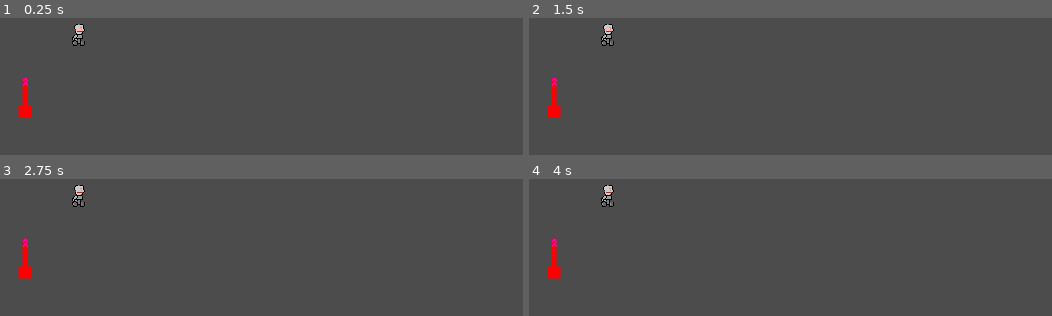
Above: before the commit, frames 1-4 (two rows, left to right).
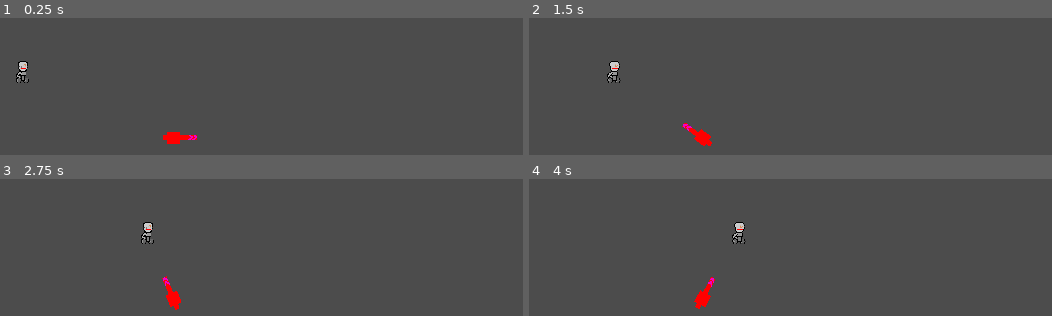
Above: after the commit, the same moments.

Repository: UnderVanCo-Op/Converyor-Defense
Game: Godot game, scene res://Levels/ATest/Test.tscn
The game is run twice, just before and just after one commit, with the same random seed, the same clock (stepped at 60 frames per second) and the same inputs.
Inputs:
- Up to frame 1 (0.25 s): no input
- Up to frame 2 (1.5 s): tap Enter at 0.5 s
- Up to frame 3 (2.75 s): no input
- Up to frame 4 (4 s): no input

The runs differ from the first frame. In frame 1, 1.3% of the frame differs, in the area x 3-38%, y 4-92%; in frame 2, 1.4%, in the area x 3-35%, y 4-94%; in frame 3, 1.3%; in frame 4, 1.4%.

Commit message:
enemy following

Diff:
--- a/Levels/ATest/Test.tscn
+++ b/Levels/ATest/Test.tscn
@@ -6,7 +6,7 @@
 [node name="Test" type="Node2D"]
 
 [node name="Cannon" parent="." instance=ExtResource( 1 )]
-position = Vector2( 537, 348 )
+position = Vector2( 892, 410 )
 
 [node name="Enemy" parent="." instance=ExtResource( 2 )]
-position = Vector2( 664, 163 )
+position = Vector2( 499, 252 )
--- a/Objects/Cannons/Cannon.gd
+++ b/Objects/Cannons/Cannon.gd
@@ -1,16 +1,28 @@
 extends Node2D
 
 
-# Declare member variables here. Examples:
-# var a = 2
-# var b = "text"
-
+var enemies = []
+var cur_enemy
 
 # Called when the node enters the scene tree for the first time.
 func _ready():
 	pass # Replace with function body.
 
+func _physics_process(delta: float) -> void:
+	if enemies != []:
+		print("enemies not null")
+		cur_enemy = enemies[0]
+		look_at(cur_enemy.global_position)
+	pass
 
-# Called every frame. 'delta' is the elapsed time since the previous frame.
-#func _process(delta):
-#	pass
+func _on_Vision_area_entered(area: Area2D) -> void:
+	print("body entered")
+	if(area.is_in_group("Enemies")):
+		enemies.append(area)
+		print("appended")
+
+
+func _on_Vision_area_exited(area: Area2D) -> void:
+	print("exited")
+	if(area.is_in_group("Enemies")):
+		enemies.erase(area)
--- a/Objects/Cannons/Cannon.tscn
+++ b/Objects/Cannons/Cannon.tscn
@@ -1,10 +1,13 @@
-[gd_scene load_steps=4 format=2]
+[gd_scene load_steps=5 format=2]
 
 [ext_resource path="res://Objects/Cannons/rect31.png" type="Texture" id=1]
 [ext_resource path="res://Objects/Cannons/rect224.png" type="Texture" id=2]
 [ext_resource path="res://Objects/Cannons/Cannon.gd" type="Script" id=3]
 
-[node name="Cannon" type="Node2D"]
+[sub_resource type="CircleShape2D" id=1]
+radius = 252.958
+
+[node name="Cannon" type="Node2D" groups=["Canons"]]
 script = ExtResource( 3 )
 
 [node name="BaseSprite" type="Sprite" parent="."]
@@ -12,6 +15,16 @@
 texture = ExtResource( 1 )
 
 [node name="DuloSprite" type="Sprite" parent="."]
-position = Vector2( 0, -41 )
+position = Vector2( 15, -1 )
+rotation = 1.57079
 scale = Vector2( 0.1, 0.1 )
 texture = ExtResource( 2 )
+
+[node name="Vision" type="Area2D" parent="."]
+collision_layer = 7
+
+[node name="CollisionShape2D" type="CollisionShape2D" parent="Vision"]
+shape = SubResource( 1 )
+
+[connection signal="area_entered" from="Vision" to="." method="_on_Vision_area_entered"]
+[connection signal="area_exited" from="Vision" to="." method="_on_Vision_area_exited"]
--- a/Objects/Enemies/Enemy.gd
+++ b/Objects/Enemies/Enemy.gd
@@ -8,8 +8,13 @@
 
 # Called when the node enters the scene tree for the first time.
 func _ready() -> void:
+	print("READY")
 	pass # Replace with function body.
 
+func _physics_process(delta):
+	position.x += 2
+	#print("YEP")
+	pass
 
 # Called every frame. 'delta' is the elapsed time since the previous frame.
 #func _process(delta: float) -> void:
--- a/Objects/Enemies/Enemy.tscn
+++ b/Objects/Enemies/Enemy.tscn
@@ -1,11 +1,21 @@
-[gd_scene load_steps=3 format=2]
+[gd_scene load_steps=4 format=2]
 
 [ext_resource path="res://Objects/Enemies/Enemy.gd" type="Script" id=1]
 [ext_resource path="res://Objects/Enemies/enemy 1.png" type="Texture" id=2]
 
-[node name="Enemy" type="Node2D"]
+[sub_resource type="CapsuleShape2D" id=1]
+radius = 25.0
+height = 26.0
+
+[node name="Enemy" type="Node2D" groups=["Enemies"]]
 script = ExtResource( 1 )
 
-[node name="Enemy1" type="Sprite" parent="."]
+[node name="EnemySprite" type="Sprite" parent="." groups=["Enemies"]]
 scale = Vector2( 0.1, 0.1 )
 texture = ExtResource( 2 )
+
+[node name="Area2D" type="Area2D" parent="." groups=["Enemies"]]
+
+[node name="CollisionShape2D" type="CollisionShape2D" parent="Area2D" groups=["Enemies"]]
+position = Vector2( 1, 2 )
+shape = SubResource( 1 )
